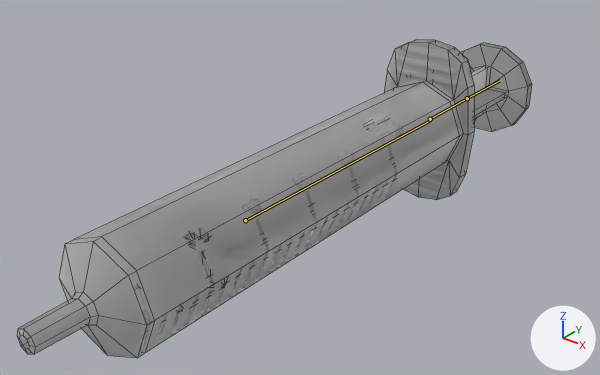
Before and after pictures for a commit that changed the FBX model care-up/Assets/Resources_moved/Models/Syringe20Ml.fbx.
The view is the same before and after, from a 50 mm lens placed at (0.1125, -0.1211, 0.0881), pointed at (-0.0106, 0.0327, -0.0073). Arrows for +X, +Y and +Z are at lower right; the lights stay in place. The bones that bend it are drawn over the model as lines. Mesh edges are drawn as thin lines.

In view in the first picture: 'syringeBarrel', 'syringePlunger'.
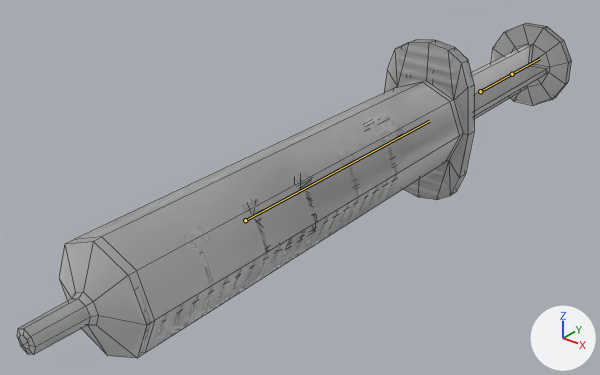
The newer file adds an action. The first version stands in its rest pose; the second is drawn at frame 220 of the action 'Syringe20Ml_Armature|_syringe20ml_AdminiserMedicineViaPEG_SQ2_part3_L_Lib.002'.

Location of each change, (x1, y1, x2, y2) in pixels of the pictures (600 x 375 px):
```json
{"object": "syringePlunger", "change": "posed", "before": [185, 43, 532, 276], "after": [293, 23, 571, 215], "on screen": "20% narrower, 18% shorter"}
{"bone": "Bone.001", "before": "(430, 119) to (467, 98)", "after": "(480, 91) to (512, 74)"}
```

Scene script edits in JSON lines:
```json
{"block": "bone_bone_001", "where": "bone_bone_001 = bpy.data.objects['Syringe20Ml_Armature'].pose.bones['Bone.001']  # child of 'Bone'"}
{"op": "set", "path": "bone_bone_001.location", "old": "(0.0, 0.0, 0.0)", "new": "(0.0, 0.0313, 0.0)"}
```
